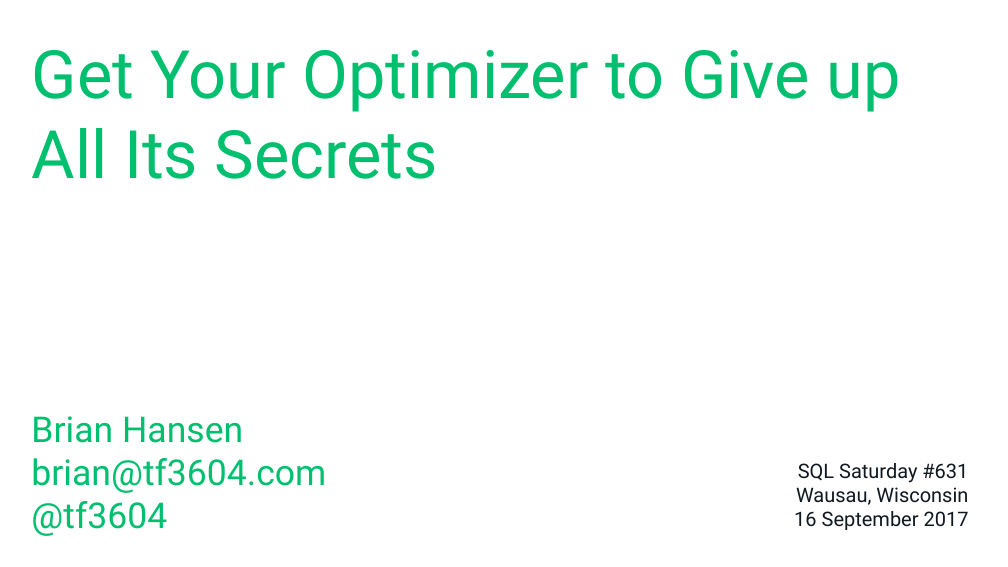
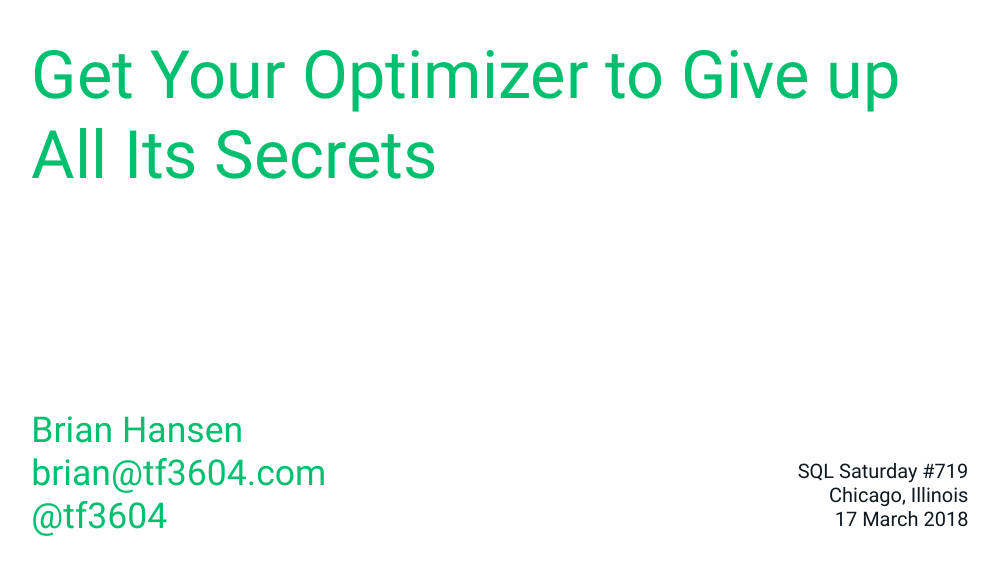
Before and after one commit to tf3604/OptimizerPresentation, a slide deck: slide 1 of Optimizer.pptx. Drawn at 1008x567 pixels with LibreOffice and Linux fonts; fonts in the diff are those of the drawing; background and template pictures are left out. Boxes give left, top, right and bottom in pixels: in the first picture for what was removed or moved away, otherwise in the second. Text is boxed around its words. In the diff, an @@ line names an element or a change of style, - is before the commit and + after.

Commit message:
Update title slide for Chicago 2018.

```diff
--- a/Optimizer.pptx
+++ b/Optimizer.pptx
@@ text at [798,463,969,527]: text changed @@
-SQL Saturday #631
-Wausau, Wisconsin
-16 September 2017
+SQL Saturday #719
+Chicago, Illinois
+17 March 2018
```
